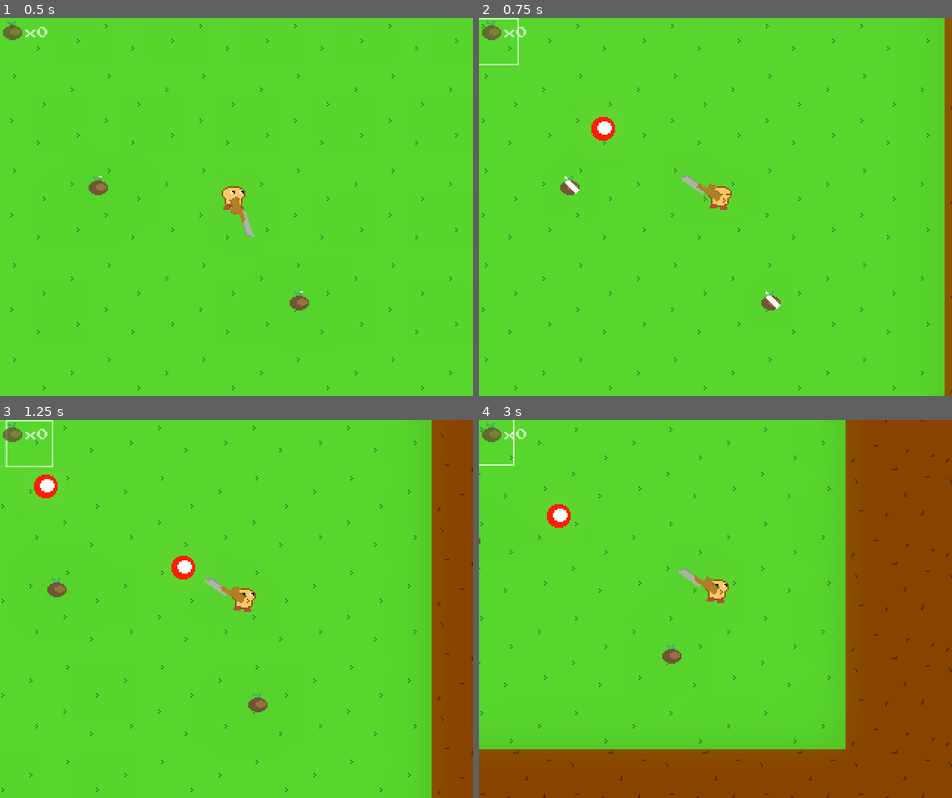
Above: before the commit, frames 1-4 (two rows, left to right).
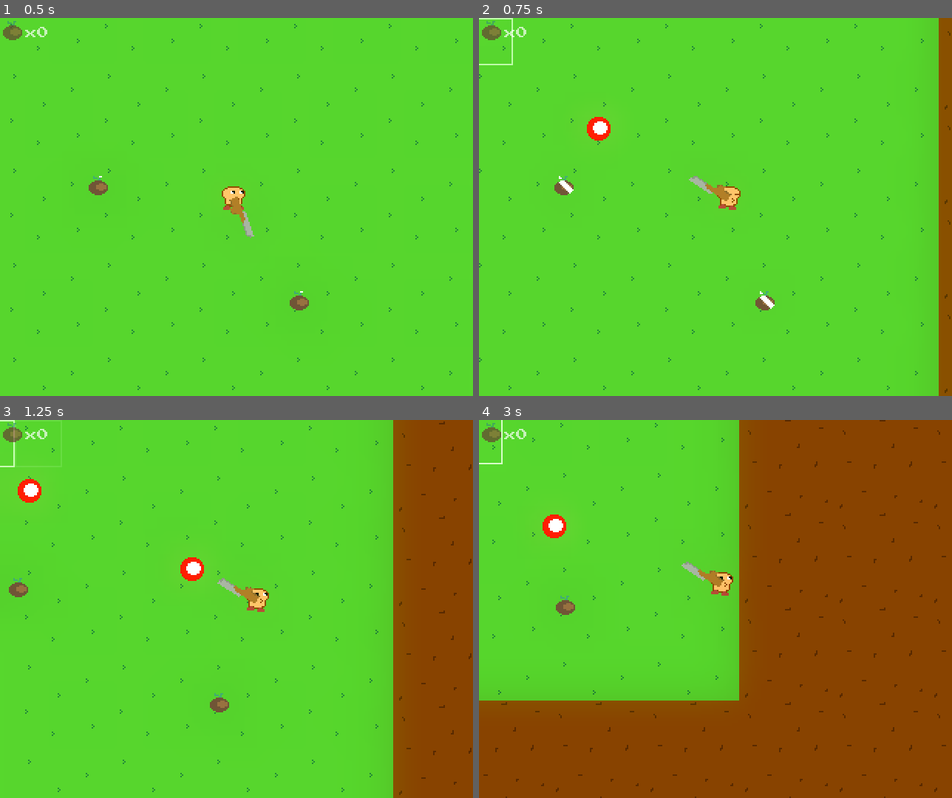
Above: after the commit, the same moments.

Repository: mcerdeira/run-and-farm
Game: Godot game, scene res://scenes/main.tscn
Two runs of this game, one before a commit and one after it. Both use one fixed random seed, a clock stepped at 60 frames per second and the inputs below.
Inputs (mouse positions are in pixels of both pictures, inside the frame that each line leads up to):
- Up to frame 1 (0.5 s): no input
- Up to frame 2 (0.75 s): move the mouse to (502, 40) at 0.52 s; press the mouse at (502, 40) at 0.53 s; hold D (right) from 0.53 s (still down)
- Up to frame 3 (1.25 s): keep holding D (right); right-click (23, 442) at 0.8 s
- Up to frame 4 (3 s): move the mouse to (507, 442) at 1.27 s; release D (right) at 1.28 s; release the mouse at (507, 442) at 1.28 s; hold S (down) 1.28-2.03 s; right-click (507, 442) at 1.35 s; click (507, 442) at 1.55 s; move the mouse to (493, 450) at 2.02 s; press the mouse at (493, 450) at 2.03 s; hold D (right) 2.03-2.78 s; right-click (493, 450) at 2.3 s; move the mouse to (502, 435) at 2.77 s; release the mouse at (502, 435) at 2.78 s; hold W (up) from 2.78 s (still down); right-click (502, 435) at 2.85 s

Frame 1 is identical in both runs. In frame 2, 3.2% of the frame differs, in the area x 0-100%, y 0-100%; in frame 3, 11%; in frame 4, 29%.

Commit message:
inicio de promoción de tiers de semillas

Diff:
--- a/src/project.godot
+++ b/src/project.godot
@@ -12,7 +12,7 @@
 
 config/name="run-and-farm"
 run/main_scene="res://scenes/main.tscn"
-config/features=PackedStringArray("4.2", "Forward Plus")
+config/features=PackedStringArray("4.0", "Forward Plus")
 boot_splash/bg_color=Color(0.141176, 0.141176, 0.141176, 1)
 boot_splash/show_image=false
 boot_splash/fullsize=false
@@ -61,12 +61,12 @@
 }
 left_shoot={
 "deadzone": 0.5,
-"events": [Object(InputEventMouseButton,"resource_local_to_s …(210 unchanged characters)… 219, 46),"factor":1.0,"button_index":1,"canceled":false,"pressed":true,"double_click":false,"script":null)
+"events": [Object(InputEventMouseButton,"resource_local_to_s …(210 unchanged characters)… 219, 46),"factor":1.0,"button_index":1,"pressed":true,"double_click":false,"script":null)
 ]
 }
 right_shoot={
 "deadzone": 0.5,
-"events": [Object(InputEventMouseButton,"resource_local_to_s …(211 unchanged characters)… 180, 61),"factor":1.0,"button_index":2,"canceled":false,"pressed":true,"double_click":false,"script":null)
+"events": [Object(InputEventMouseButton,"resource_local_to_s …(211 unchanged characters)… 180, 61),"factor":1.0,"button_index":2,"pressed":true,"double_click":false,"script":null)
 ]
 }
 
--- a/src/scenes/cell.gd
+++ b/src/scenes/cell.gd
@@ -1,43 +1,61 @@
 extends Area2D
-enum States {
-	FREE,
-	GROWING,
-	FULL_PLANT,
-}
-var state = States.FREE
-var seed_type = ""
+
+var state = Global.States.FREE
+var tier = null
 var growing_time_total = 7.5
 var growing_time = growing_time_total
 var plant_obj = preload("res://scenes/plant.tscn")
+var cell_id = -1
 
 func _ready():
 	add_to_group("cells")
+	var nameid = name.split("")
+	var id = nameid[4]
+	if nameid.size() == 6:
+		id += nameid[5]
+
+	cell_id = int(id)
 
 func _physics_process(delta):
-	if state == States.GROWING:
+	if state == Global.States.FULL_PLANT:
+		check_neighbors()
+
+	if state == Global.States.GROWING:
 		grow(delta)
+
+func check_neighbors():
+	var node1 = get_node("/root/Main/cell" + str(cell_id + 1))
+	var node2 = get_node("/root/Main/cell" + str(cell_id - 1))
+	var node3 = get_node("/root/Main/cell" + str(cell_id + 10))
+	var node4 = get_node("/root/Main/cell" + str(cell_id - 10))
+
+	if node1 and node2 and node3 and node4:
+		if node1.state == Global.States.FULL_PLANT and node2.state == Global.States.FULL_PLANT and node3.state == Global.States.FULL_PLANT and node4.state == Global.States.FULL_PLANT:
+			if node1.tier == tier and node2.tier == tier and node3.tier == tier and node4.tier == tier:
+				#TODO: Eliminar todas las plantas y promover la nuestra al tier actual +1
+				pass
 
 func _on_mouse_entered():
 	Global.CURRENT_CELL = self
-	if state == States.FREE:
+	if state == Global.States.FREE:
 		$AnimationPlayer.play("new_animation")
 
 func _on_mouse_exited():
-	if state == States.FREE:
+	if state == Global.States.FREE:
 		$AnimationPlayer.play_backwards("new_animation")
 
-func notify_plant(_seed_type):
-	if state == States.FREE:
+func notify_plant(_tier):
+	if state == Global.States.FREE:
 		growing_time
-		seed_type = _seed_type
-		state = States.GROWING
+		tier = _tier
+		state = Global.States.GROWING
 		$AnimationPlayer.play_backwards("new_animation")
 		$Cell.animation = "planted"
 		$CellPlanted.visible = true
 		$CellPlanted.play("default")
 
 func set_free():
-	state = States.FREE
+	state = Global.States.FREE
 	$AnimationPlayer.play_backwards("new_animation")
 	$Cell.animation = "default"
 	$CellPlanted.visible = false
@@ -46,11 +64,12 @@
 	growing_time -= 1 * delta
 	if growing_time <= 0:
 		growing_time = growing_time_total
-		state = States.FULL_PLANT
+		state = Global.States.FULL_PLANT
 
 		$Cell.animation = "default"
 		$CellPlanted.visible = false
 
 		var plant = plant_obj.instantiate()
 		plant.position = Vector2(0, 0)
+		plant.tier = tier
 		add_child(plant)
--- a/src/scenes/gun.gd
+++ b/src/scenes/gun.gd
@@ -2,6 +2,7 @@
 var cooldown_total = 0.3
 var cooldown = 0
 var bullet_obj = preload("res://scenes/player_bullet.tscn")
+var tier = Global.SeedTiers.D
 
 func _physics_process(delta):
 	if cooldown > 0:
@@ -11,9 +12,10 @@
 		shoot("default")
 	if Input.is_action_just_pressed("right_shoot"):
 		if Global.SEEDS > 0:
-			shoot("seed")
+			if Global.CURRENT_CELL and Global.CURRENT_CELL.state == Global.States.FREE:
+				shoot("seed", tier)
 
-func shoot(dir):
+func shoot(dir, tier = null):
 	if cooldown <= 0:
 		cooldown = cooldown_total
 		var bullet = bullet_obj.instantiate()
@@ -21,10 +23,10 @@
 		bullet.type = dir
 		Global.shaker_obj.shake(2, 0.1)
 		if dir == "default":
-			bullet.initialize((get_global_mouse_position() - self.global_position).normalized(), null)
+			bullet.initialize((get_global_mouse_position() - self.global_position).normalized(), null, null)
 		elif dir == "seed":
 			Global.SEEDS -= 1
-			bullet.initialize((Global.CURRENT_CELL.global_position - self.global_position).normalized(), Global.CURRENT_CELL)
+			bullet.initialize((Global.CURRENT_CELL.global_position - self.global_position).normalized(), Global.CURRENT_CELL, tier)
 
 		var root = get_parent().get_parent()
 		root.add_child(bullet)
--- a/src/scenes/main.tscn
+++ b/src/scenes/main.tscn
@@ -75,7 +75,6 @@
 [node name="TileMap" type="TileMap" parent="."]
 z_index = -4096
 tile_set = SubResource("TileSet_15j2q")
-rendering_quadrant_size = 64
 format = 2
 layer_0/tile_data = PackedInt32Array(3, 0, 0, 4, 0, 0, 65540, 0, 0, 131076, 0, 0, 196612, 0, 0, 196611, 0, 0, 196610, 0 …(1201 unchanged characters)…
 
@@ -96,7 +95,7 @@
 script = ExtResource("10_3e081")
 _camera = NodePath("../Player/Camera2D")
 
-[node name="cell" parent="." instance=ExtResource("5_tcb6t")]
+[node name="cell1" parent="." instance=ExtResource("5_tcb6t")]
 position = Vector2(16, 16)
 
 [node name="cell2" parent="." instance=ExtResource("5_tcb6t")]
--- a/src/scenes/plant.tscn
+++ b/src/scenes/plant.tscn
@@ -27,6 +27,9 @@
 [sub_resource type="RectangleShape2D" id="RectangleShape2D_yd7k3"]
 size = Vector2(21, 28)
 
+[sub_resource type="RectangleShape2D" id="RectangleShape2D_h0mur"]
+size = Vector2(32, 32)
+
 [node name="Plant" type="Area2D"]
 script = ExtResource("1_4esfg")
 
@@ -39,3 +42,6 @@
 [node name="collider" type="CollisionShape2D" parent="."]
 position = Vector2(-1.5, -18)
 shape = SubResource("RectangleShape2D_yd7k3")
+
+[node name="collider2" type="CollisionShape2D" parent="."]
+shape = SubResource("RectangleShape2D_h0mur")
--- a/src/scenes/player.gd
+++ b/src/scenes/player.gd
@@ -1,5 +1,5 @@
 extends Area2D
-var walk_speed = 50
+var walk_speed = 100
 
 func _ready():
 	add_to_group("players")
@@ -24,9 +24,15 @@
 		$eyes.scale.x = 1
 
 	if up:
-		position.y -= walk_speed * delta
+		if right or left:
+			position.y -= walk_speed / 2 * delta
+		else:
+			position.y -= walk_speed * delta
 	elif down:
-		position.y += walk_speed * delta
+		if right or left:
+			position.y += walk_speed / 2 * delta
+		else:
+			position.y += walk_speed * delta
 
 	if moving:
 		$sprite.animation = "run"
--- a/src/scenes/player_bullet.gd
+++ b/src/scenes/player_bullet.gd
@@ -3,9 +3,10 @@
 var target = null
 var target_obj = null
 var type = ""
-var seed_type = ""
+var tier = null
 
-func initialize(_target, _target_obj):
+func initialize(_target, _target_obj, _tier):
+	tier = _tier
 	target = _target
 	target_obj = _target_obj
 	velocity = target * SPEED
@@ -26,6 +27,6 @@
 
 		if target_obj != null and area and area.is_in_group("cells"):
 			if area == target_obj:
-				target_obj.notify_plant(seed_type)
+				target_obj.notify_plant(tier)
 				visible = false
 				queue_free()
--- a/src/scripts/Global.gd
+++ b/src/scripts/Global.gd
@@ -8,6 +8,12 @@
 var CURRENT_CELL = null
 var SEEDS = 0
 var shaker_obj = null
+
+enum States {
+	FREE,
+	GROWING,
+	FULL_PLANT,
+}
 
 enum SeedTiers {
 	D,
Not shown: 1 places in src/scenes/cell.tscn that only renumber resources
Not shown: 1 places in src/scenes/plant.tscn that only renumber resources
Not shown: 1 places in src/scenes/seed.tscn that only renumber resources
